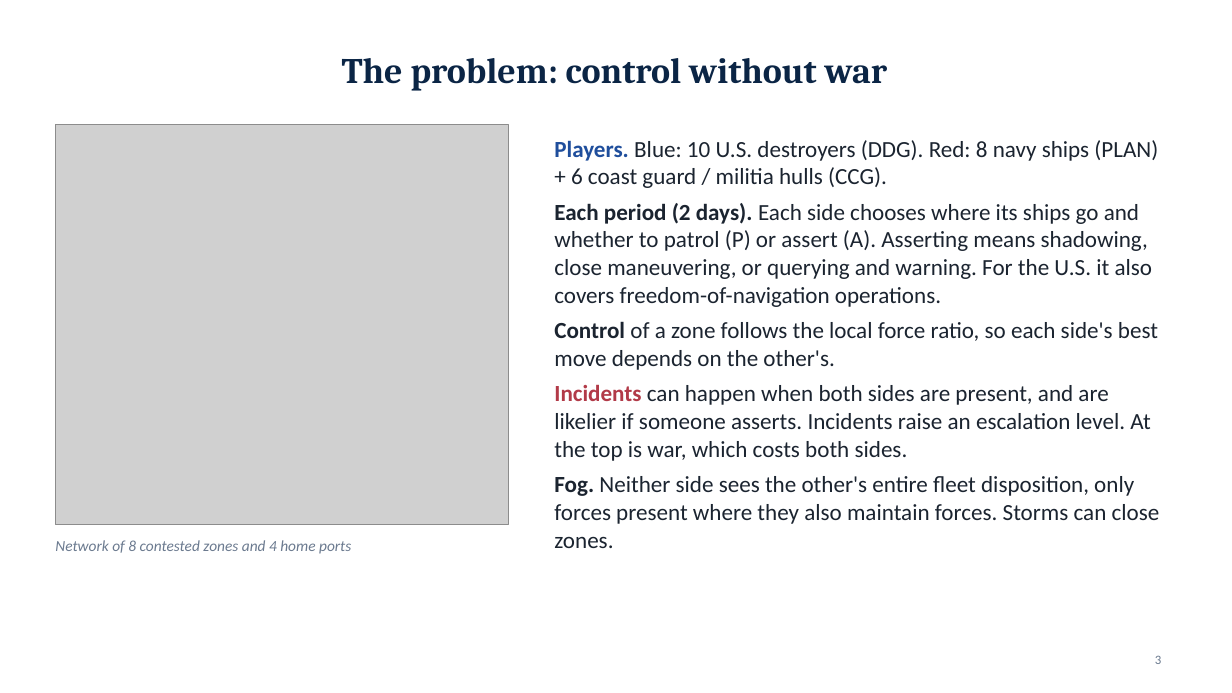
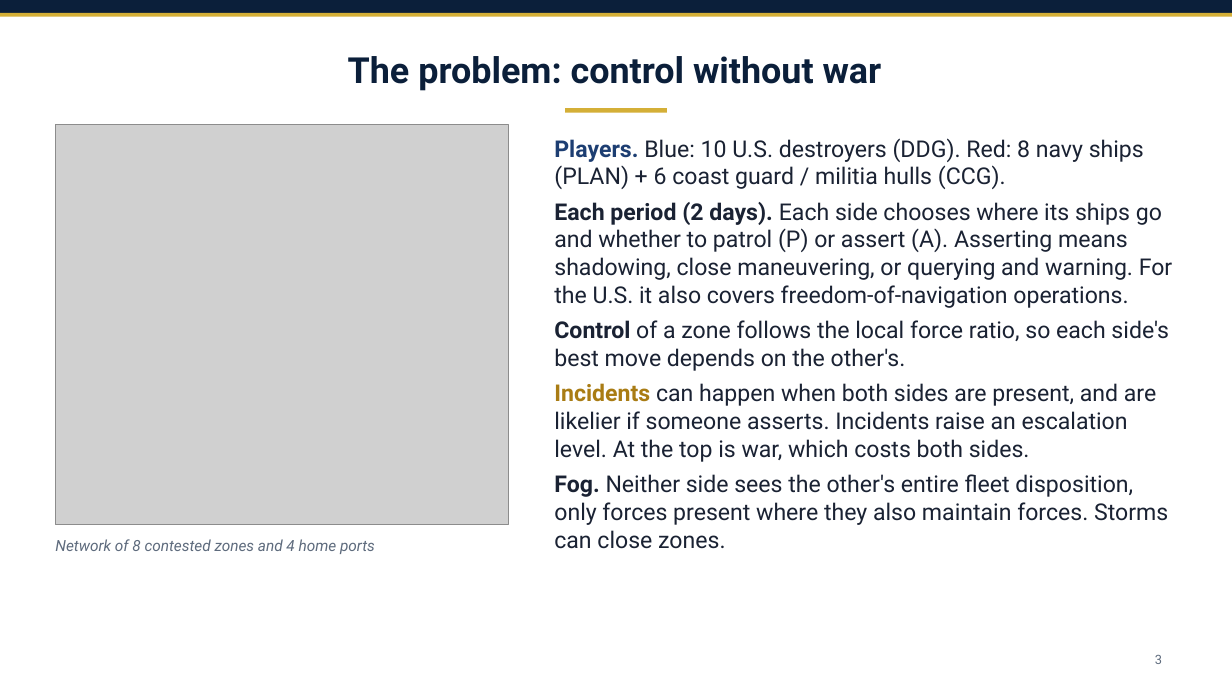
Before and after one commit to draggin-anchor/6.S974-Wargaming-Term-Project, a slide deck: slide 3 of deliverables/02-workshop1-slides.pptx. Drawn at 1232x693 pixels with LibreOffice and Linux fonts; fonts in the diff are those of the drawing; grey boxes stand for pictures. Boxes give left, top, right and bottom in pixels: in the first picture for what was removed or moved away, otherwise in the second. Text is boxed around its words. In the diff, an @@ line names an element or a change of style, - is before the commit and + after.

Commit message:
Workshop 1 slides: navy and gold theme, Franklin Gothic, destroyer title photo
Title photo is USS Kidd (DDG 100) underway in the Pacific, U.S. Navy photo 110518-N-OI955-090 (public domain).

```diff
--- a/deliverables/02-workshop1-slides.pptx
+++ b/deliverables/02-workshop1-slides.pptx
@@ rectangle added at box(0, 0, 1232, 13), fill #0B1F3A @@
@@ rectangle added at box(0, 13, 1232, 17), fill #D4AF37 @@
@@ title "The problem: control without war" at box(348, 56, 882, 91): font Cambria to Roboto, text colour #0B2545 to #0B1F3A @@
@@ rectangle added at box(566, 108, 667, 113), fill #D4AF37 @@
@@ text "Players. Blue: 10 U.S. destroyers ..." at box(554, 138, 1172, 549): font Calibri to Roboto, text colour #1B2430 to #1A2233; text colour #1F4E9C to #1D3E72 in "Players."; text colour #B23A48 to #A97C14 in "Incidents" @@
@@ text "Network of 8 contested zones ..." at box(55, 539, 375, 554): font Calibri to Roboto, text colour #6B7A8F to #5E6B7D @@
@@ page number at box(1155, 655, 1162, 664): font Calibri to Roboto, text colour #6B7A8F to #5E6B7D @@
```
Also in this commit, not shown: 12 other slides changed, 2 other files.
